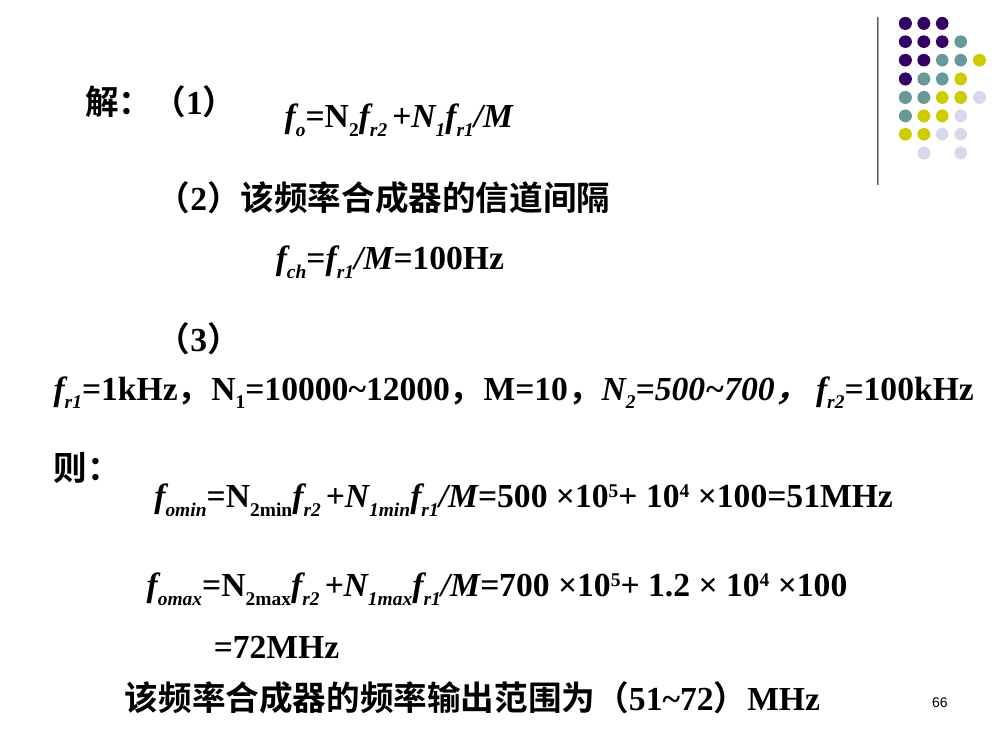
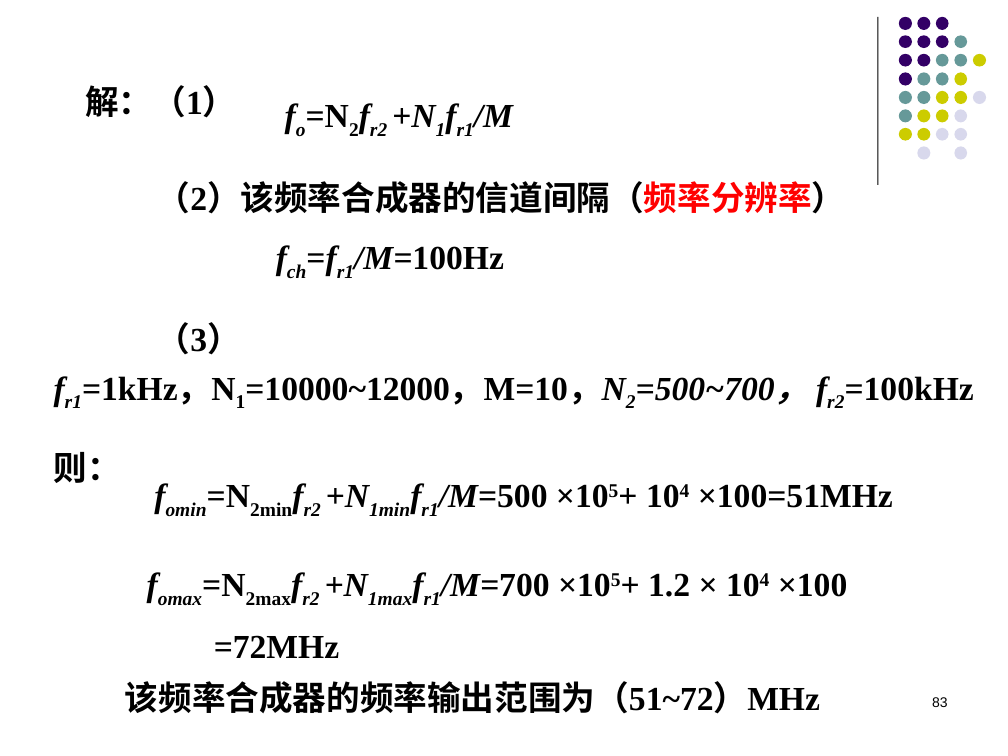
Before and after one commit to lyMeiSEU/ly_schoolhelper, a slide deck: slide 83 of 通信电子/复习.pptx (slide 66 before the commit). Drawn at 1008x756 pixels with LibreOffice and Linux fonts; fonts in the diff are those of the drawing; background and template pictures are left out. Boxes give left, top, right and bottom in pixels: in the first picture for what was removed or moved away, otherwise in the second. Text is boxed around its words. In the diff, an @@ line names an element or a change of style, - is before the commit and + after.

```diff
--- a/通信电子/复习.pptx
+++ b/通信电子/复习.pptx
@@ text at <box>157,181,846,214</box>: text changed @@
-（2）该频率合成器的信道间隔
+（2）该频率合成器的信道间隔（频率分辨率）
@@ page number at <box>932,697,948,707</box>: text changed @@
-66
+83
```
Also in this commit, not shown: 7 other slides changed, 18 slides added, 1 slide removed, 2 other files.
